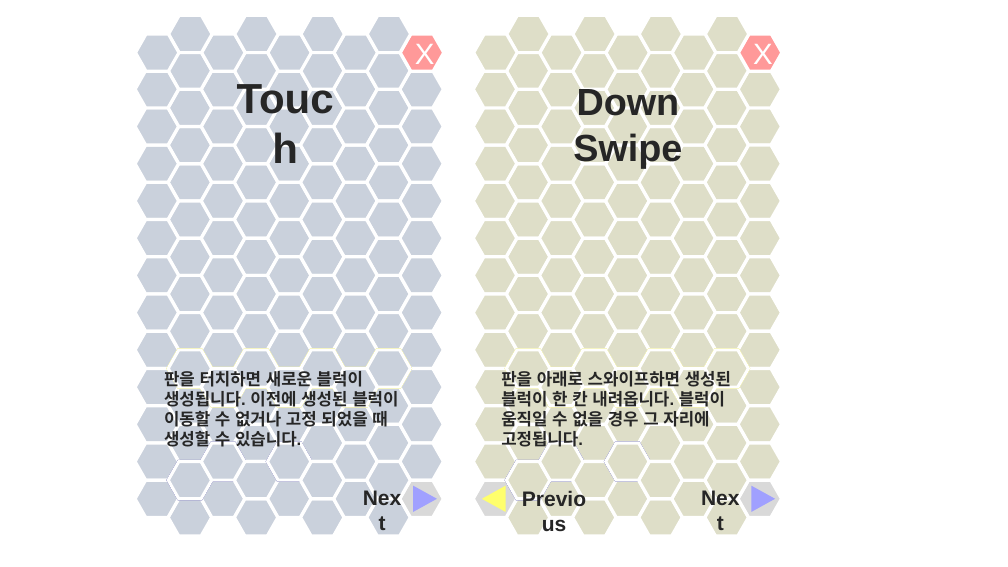
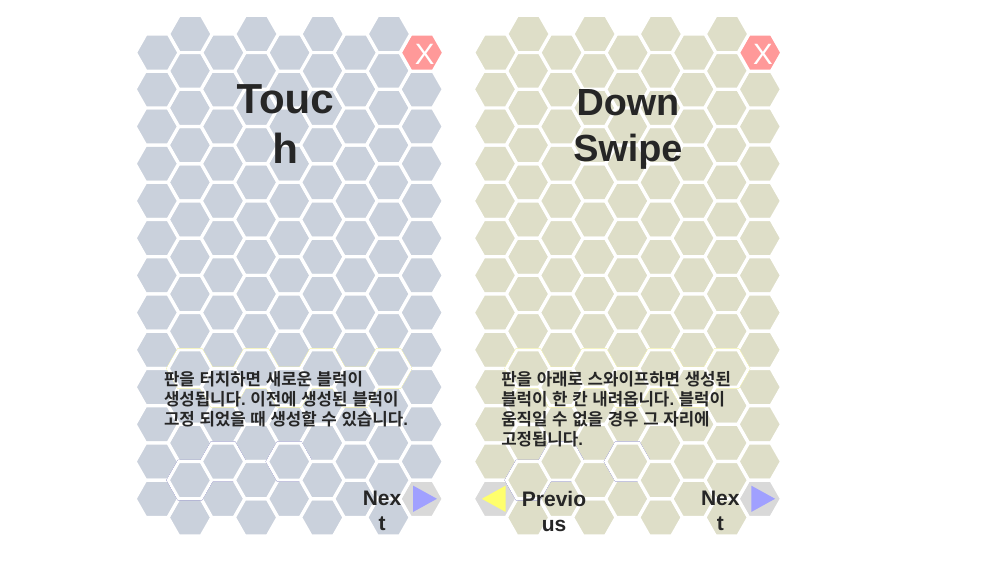
Before and after one commit to SNUGDC/Hextris, a slide deck: slide 26 of Hextris 아트 리소스.pptx. Drawn at 1008x567 pixels with LibreOffice and Linux fonts; fonts in the diff are those of the drawing. Boxes give left, top, right and bottom in pixels: in the first picture for what was removed or moved away, otherwise in the second. Text is boxed around its words. In the diff, an @@ line names an element or a change of style, - is before the commit and + after.

```diff
--- a/Hextris 아트 리소스.pptx
+++ b/Hextris 아트 리소스.pptx
@@ text at box(164, 368, 408, 430): text changed @@
-판을 터치하면 새로운 블럭이 생성됩니다. 이전에 생성된 블럭이 이동할 수 없거나 고정 되었을 때 생성할 수 있습니다.
+판을 터치하면 새로운 블럭이 생성됩니다. 이전에 생성된 블럭이 고정 되었을 때 생성할 수 있습니다.
```
Also in this commit, not shown: 1 other slide changed, 11 other files.
